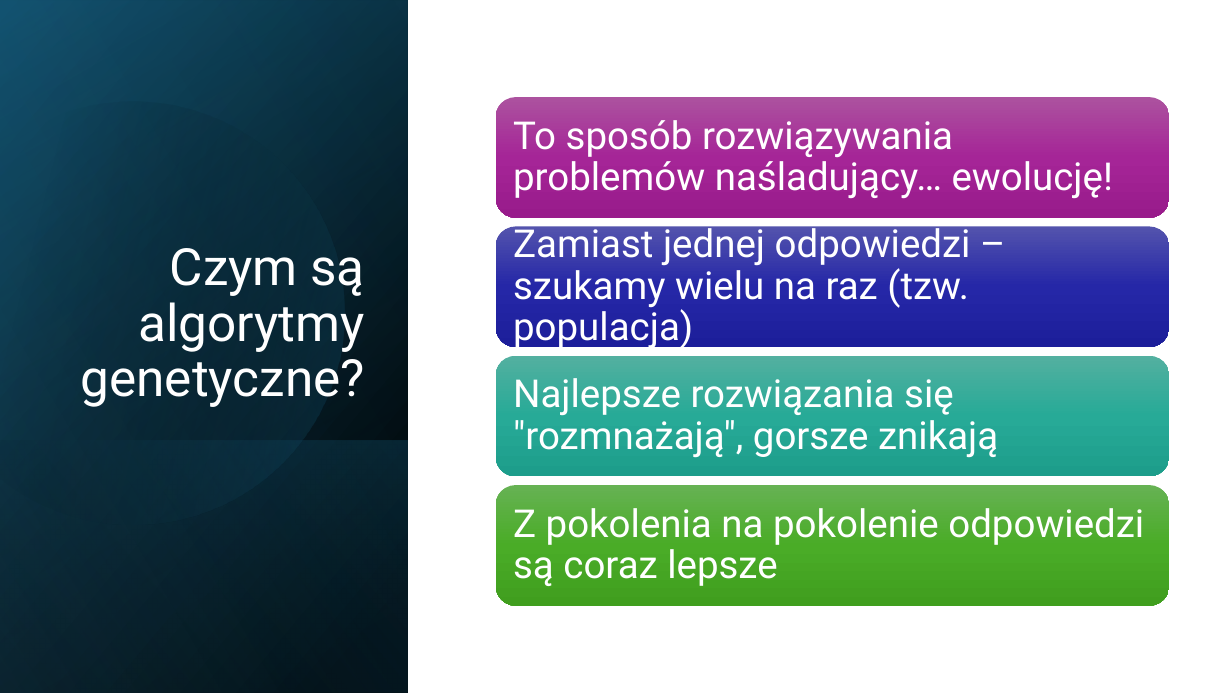
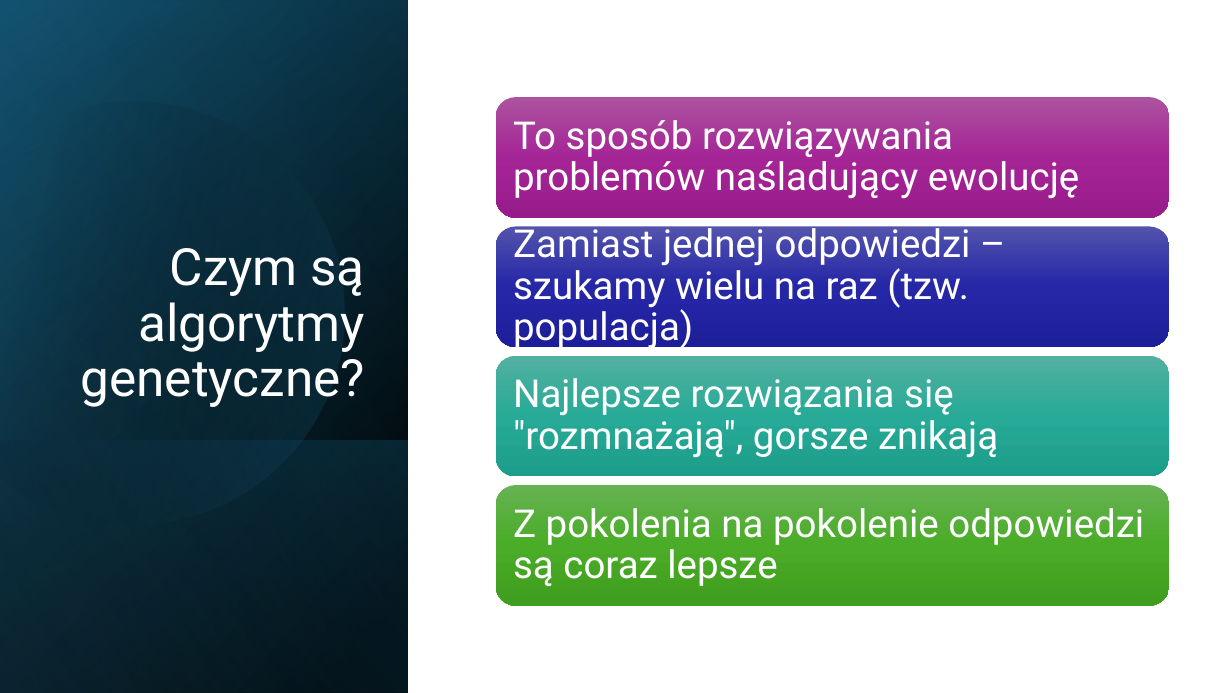
Before and after one commit to kargla3/taxi-v3-genetic-algorithm, a slide deck: slide 2 of Algorytm genetyczny „Taxi_v3.pptx. Drawn at 1232x693 pixels with LibreOffice and Linux fonts; fonts in the diff are those of the drawing. Boxes give left, top, right and bottom in pixels: in the first picture for what was removed or moved away, otherwise in the second. Text is boxed around its words. In the diff, an @@ line names an element or a change of style, - is before the commit and + after.

```diff
--- a/Algorytm genetyczny „Taxi_v3.pptx
+++ b/Algorytm genetyczny „Taxi_v3.pptx
@@ text at [513,120,1080,198]: text changed @@
-To sposób rozwiązywania problemów naśladujący… ewolucję!
+To sposób rozwiązywania problemów naśladujący ewolucję
```
Also in this commit, not shown: 4 other slides changed, 3 slides removed.
